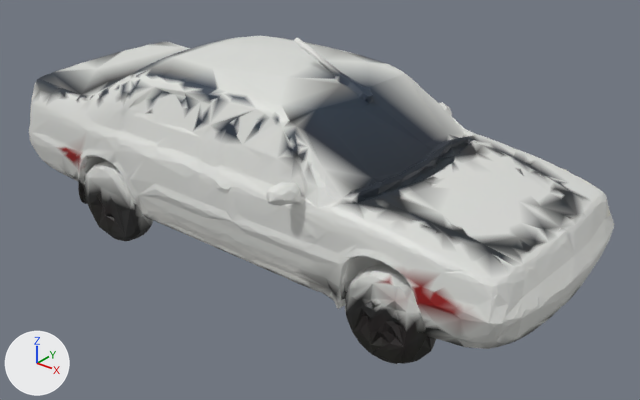
Renders of the glTF model scripts/assets/models/vehicles/peugeot405_lod1.glb from each side of a commit.
Before and after are seen from a 50 mm lens placed at (391.0, -458.0, 326.0), pointed at (29.0, -6.0, 46.0). Lighting does not change. The marker at lower left points along +X, +Y and +Z. The older version comes first. Where no turn or scale is listed for an object, it has been applied to the vertices. Vertices at exactly the same position are counted once.

The first picture shows 'geometry_0'.
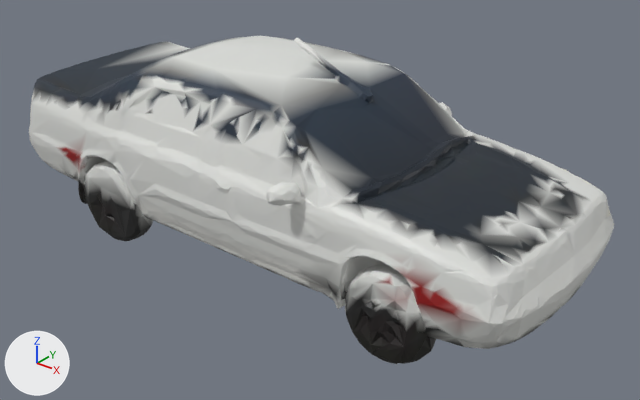
Boxes (x1, y1, x2, y2) around the edits, measured in the pictures (640 x 400 px):
```json
{"part": 1, "of": "me_geometry_0", "change": "recoloured", "before": [32, 37, 560, 313], "after": [32, 37, 560, 313], "on screen": "darker"}
```

The change, as JSON lines over the scene's bpy script:
```json
{"block": "me_geometry_0", "where": "me_geometry_0.from_pydata(...)  # 8433 vertices, 17089 faces; spans x -219.0..227.0, y -105.0..96.0, z -1.0..162.0"}
{"block": "me_geometry_0", "where": "# used by ob_geometry_0; location = (0.0, 0.0, 0.0)"}
{"block": "me_geometry_0", "change": "me_geometry_0 part 1: 1326 faces centred in x -210.0..203.0, y -90.0..70.0, z 44.0..152.0 are repainted in the vertex colours, in many colours"}
```
